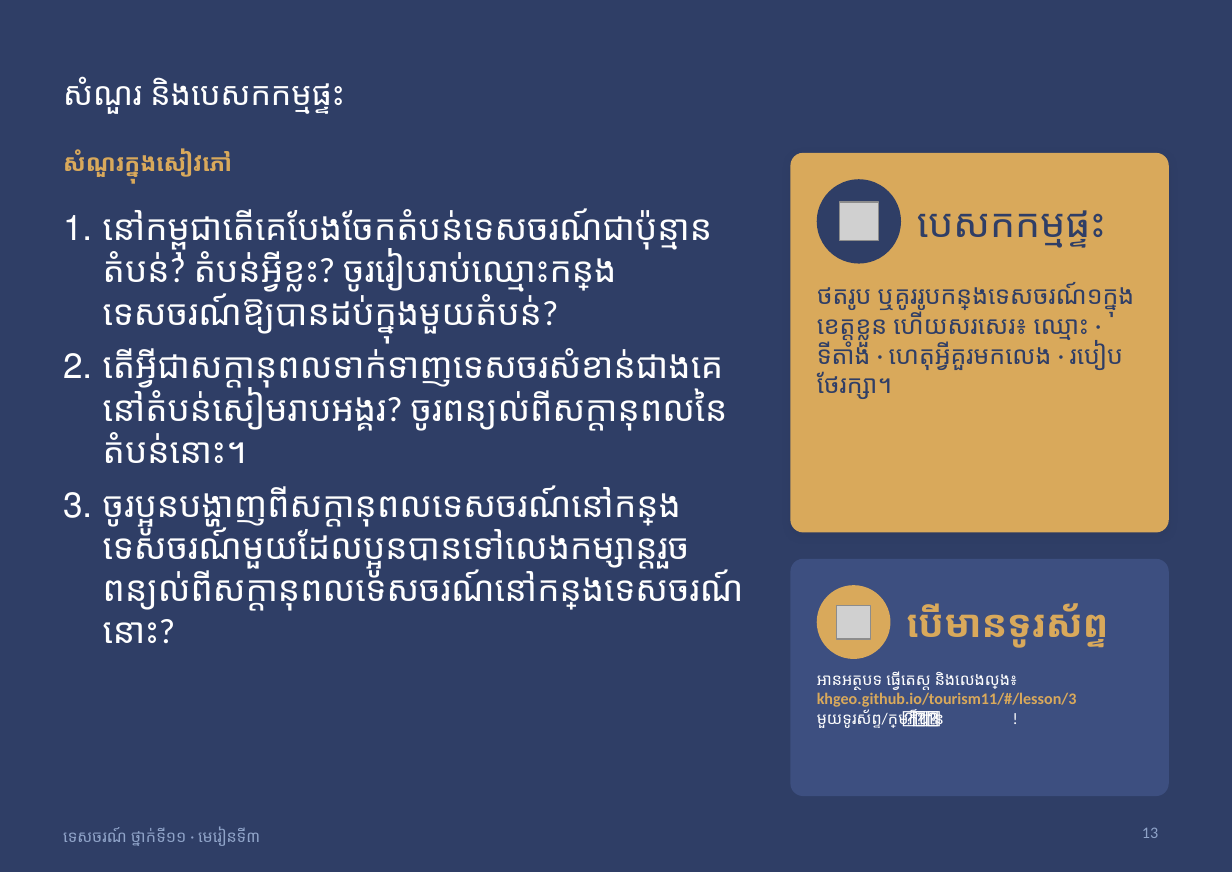
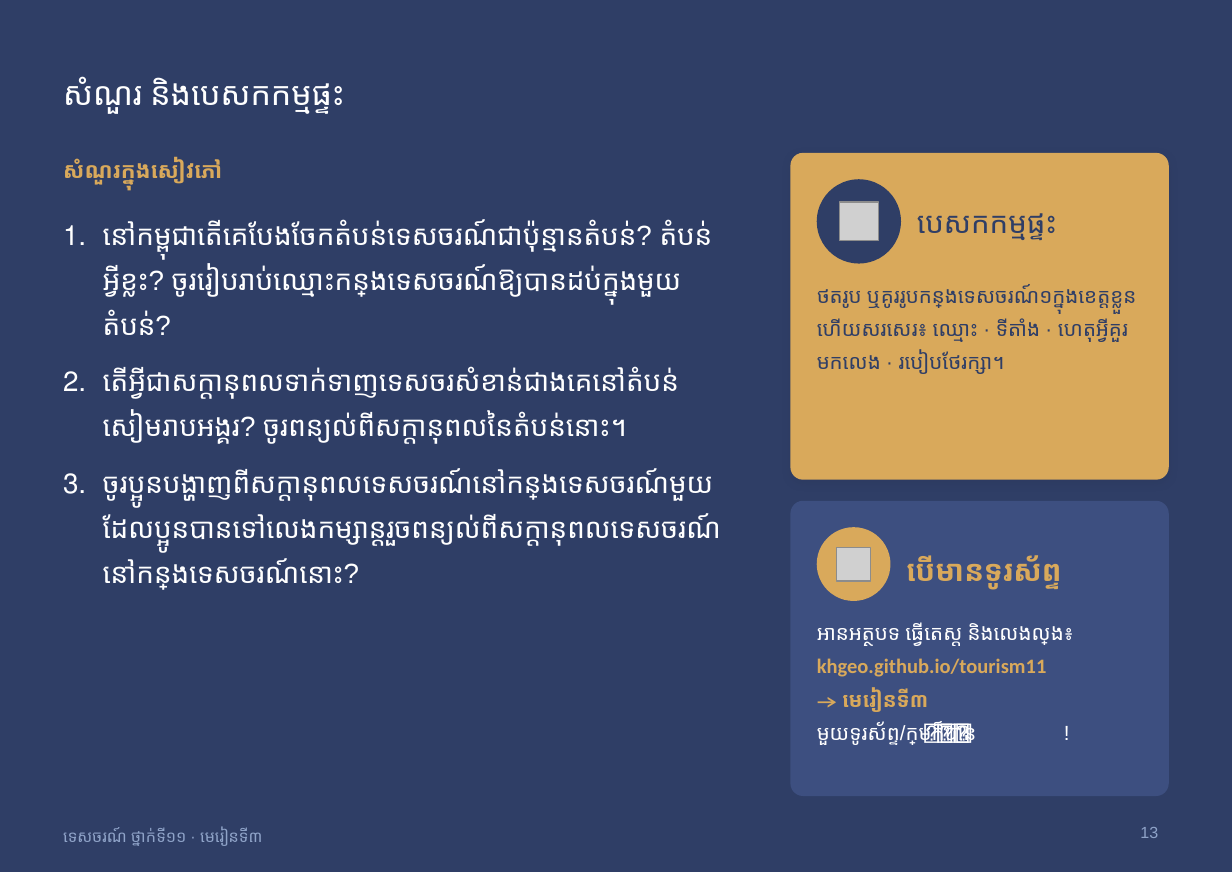
Before and after one commit to khgeo/tourism11, a slide deck: slide 13 of plan/slides/tourism11-lesson-03.pptx. Drawn at 1232x872 pixels with LibreOffice and Linux fonts; fonts in the diff are those of the drawing; grey boxes stand for pictures. Boxes give left, top, right and bottom in pixels: in the first picture for what was removed or moved away, otherwise in the second. Text is boxed around its words. In the diff, an @@ line names an element or a change of style, - is before the commit and + after.

```diff
--- a/plan/slides/tourism11-lesson-03.pptx
+++ b/plan/slides/tourism11-lesson-03.pptx
@@ text "សំណួរក្នុងសៀវភៅ" at (63, 158, 222, 184): size 16 to 15 pt, font Calibri to Arial; line spacing 1 to 1.35 @@
@@ rounded rectangle: place and size @@
-rounded rectangle at (790, 153, 1169, 532)
+rounded rectangle at (790, 153, 1169, 480)
@@ rounded rectangle at (790, 153, 1169, 480): proportions changed @@
@@ text "បេសកកម្មផ្ទះ" at (917, 213, 1057, 240): size 27 to 20 pt @@
@@ text "នៅកម្ពុជាតើគេបែងចែកតំបន់ទេសចរណ៍ជាប៉ុន្មានតំបន់? តំបន់អ្វីខ្ល ..." at (103, 219, 713, 590): size 24 to 19 pt, font Calibri to Arial; line spacing 1 to 1.35 @@
@@ text "ថតរូប ឬគូររូបកន្លែងទេសចរណ៍១ក្នុងខេត្តខ្លួន ហើយសរសេរ៖ ឈ្មោះ · ..." at (817, 284, 1136, 374): size 17 to 14 pt, font Calibri to Arial; line spacing 1 to 1.35 @@
@@ rounded rectangle at (790, 501, 1169, 796): proportions changed @@
@@ rounded rectangle: place and size @@
-rounded rectangle at (790, 559, 1169, 796)
+rounded rectangle at (790, 501, 1169, 796)
@@ 1 picture, 1 text, 1 ellipse: place and size @@
-1 picture, 1 text, 1 ellipse at (817, 585, 1108, 659)
+1 picture, 1 text, 1 ellipse at (817, 527, 1061, 601)
@@ text "បើមានទូរស័ព្ទ" at (906, 555, 1061, 590): size 26 to 20 pt, font Calibri to Arial; line spacing 1 to 1.35 @@
@@ text at (817, 622, 1074, 747): size 11 to 14 pt, font Calibri to Arial in "អានអត្ថបទ ធ្វើតេស្ត និងលេងល្បែង៖", "មួយទូរស័ព្ទ/ក្រុម ក៏បាន!"; line spacing 1 to 1.35 @@
@@ text "អានអត្ថបទ ធ្វើតេស្ត និងលេងល្បែង៖": place and size @@
-text "អានអត្ថបទ ធ្វើតេស្ត និងលេងល្បែង៖" at (817, 671, 1077, 729)
+text "អានអត្ថបទ ធ្វើតេស្ត និងលេងល្បែង៖" at (817, 622, 1074, 747)
@@ text at (817, 658, 1047, 712): text changed; size 11 to 14 pt @@
-khgeo.github.io/tourism11/#/lesson/3
+khgeo.github.io/tourism11
+→ មេរៀនទី៣
@@ text "ទេសចរណ៍ ថ្នាក់ទី១១ · មេរៀនទី៣" at (63, 827, 262, 846): font Calibri to Arial @@
@@ page number at (1140, 827, 1158, 838): font Calibri to Arial @@
```
Also in this commit, not shown: 12 other slides changed, 23 other files.
